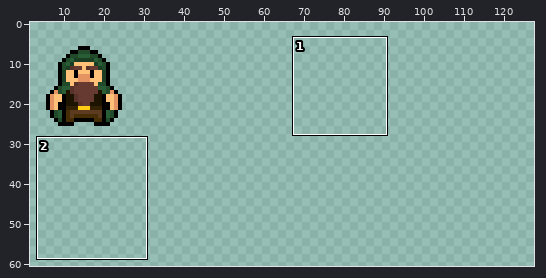
One commit to this pixel-art file: .Aseprite Files/Character Sprites/DwarfCloak.aseprite. The first picture is a wide view before the edit; the outline marks the close-up.
Close-up. Before:
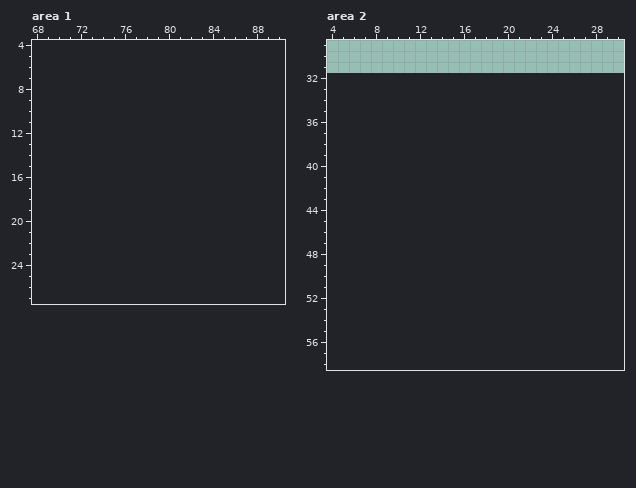
32x32 pixels, 1 frame. Colours within 5 levels of each other are drawn and written as one. Shown: area 1: x 68..90, y 4..27; area 2: x 4..30, y 29..58. The old version is drawn lined up with the new one, on the new canvas. The wide view leaves out empty margins. The commit also changed other parts of the picture, which this record leaves out.
After:
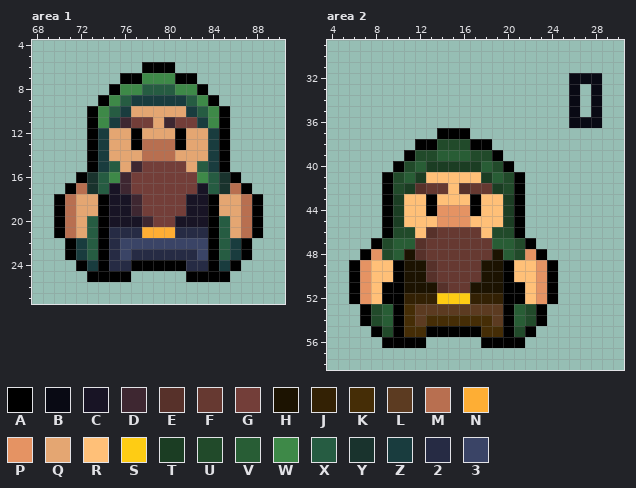
Palette (. is transparent): A #000000  B #090a14  C #181425  D #3e2731  E #57312a  F #663931  G #733e39  H #1c1301  J #332104  K #452d06  L #5c3b21  M #b86f50  N #feae34  P #e59363  Q #e4a672  R #ffc078  S #fecc14  T #1b3d23  U #214a2a  V #285d35  W #3e8948  X #265c42  Y #19332d  Z #193c3e  2 #262b44  3 #3a4466
From old to new:
canvas 32x32 -> 128x64
Area 1:
y 6: x 78..80 ... -> AAA
y 7: x 76..82 ....... -> AAWWWAA
y 8: x 75..83 ......... -> AWWXXXWWA
y 9: x 74..84 ........... -> AWXZZZZZXWA
y 10: x 73..85 ............. -> AWXZQQQQQZXWA
y 11: x 73..85 ............. -> AWZDGGQDGGZWA
y 12: x 73..85 ............. -> AZQQAQQQAQQZA
y 13: x 73..85 ............. -> AZQQAMMMAQQZA
y 14: x 73..85 ............. -> AZQQQMMMQQQZA
y 15: x 73..85 ............. -> AZXQDGGGGQXZA
y 16: x 72..86 ............... -> AYXWDGGGGGGWXYA
y 17: x 71..87 ................. -> AMYXCDGGGGGGCXYMA
y 18..19: x 70..88 ................... -> AMQQACCDGGGGCCAQQMA
y 20: x 70..88 ................... -> AMQXACCCDGGCCCAXQMA
y 21: x 70..88 ................... -> AMQXA222NNN222AXQMA
y 22: x 71..87 ................. -> AZXA233333333AXZA
y 23: x 71..87 ................. -> AZXA232222223AXZA
y 24: x 72..86 ............... -> AZA22AAAAA22AZA
y 25: x 73..76 .... -> AAAA; x 82..85 .... -> AAAA
Area 2:
y 32: x 26..28 ... -> BBB
y 33..35: x 26 . -> B; x 28 . -> B
y 36: x 26..28 ... -> BBB
y 37: x 14..16 ... -> AAA
y 38: x 12..18 ....... -> AAUUUAA
y 39: x 11..19 ......... -> AUUVVVUUA
y 40: x 10..20 ........... -> AUVTTTTTVUA
y 41: x 9..21 ............. -> AUVTRRRRRTVUA
y 42: x 9..21 ............. -> AUTEFFREFFTUA
y 43: x 9..21 ............. -> ATRRARRRARRTA
y 44: x 9..21 ............. -> ATRRAPPPARRTA
y 45: x 9..21 ............. -> ATRRRPPPRRRTA
y 46: x 9..21 ............. -> AUUREFFFFRUUA
y 47: x 8..22 ............... -> AUVVEFFFFFFVVUA
y 48: x 7..23 ................. -> APUVHEFFFFFFHVUPA
y 49..50: x 6..24 ................... -> APRRAHHEFFFFHHARRPA
y 51: x 6..24 ................... -> APRAAHHHEFFHHHAARPA
y 52: x 6..24 ................... -> APRAAJJJSSSJJJAARPA
y 53: x 7..23 ................. -> AUVAKLLLLLLLLAVUA
y 54: x 7..23 ................. -> AUVAKLKKKKKKLAVUA
y 55: x 8..22 ............... -> AUAKKAAAAAKKAUA
y 56: x 9..12 .... -> AAAA; x 18..21 .... -> AAAA
Boxes around the changes in both close-ups, in picture pixels (x1, y1, x2, y2):
added: (54, 62, 263, 282)
added: (569, 73, 602, 128)
added: (349, 128, 558, 348)
